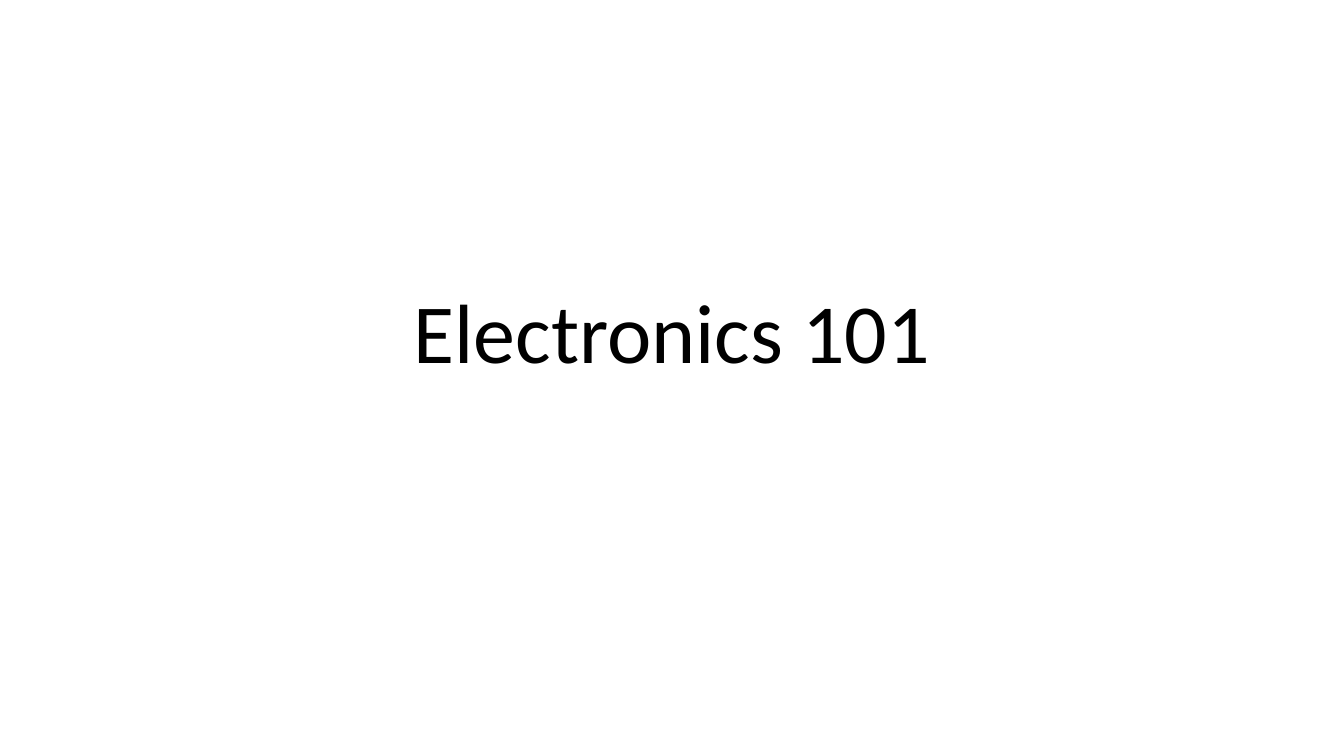
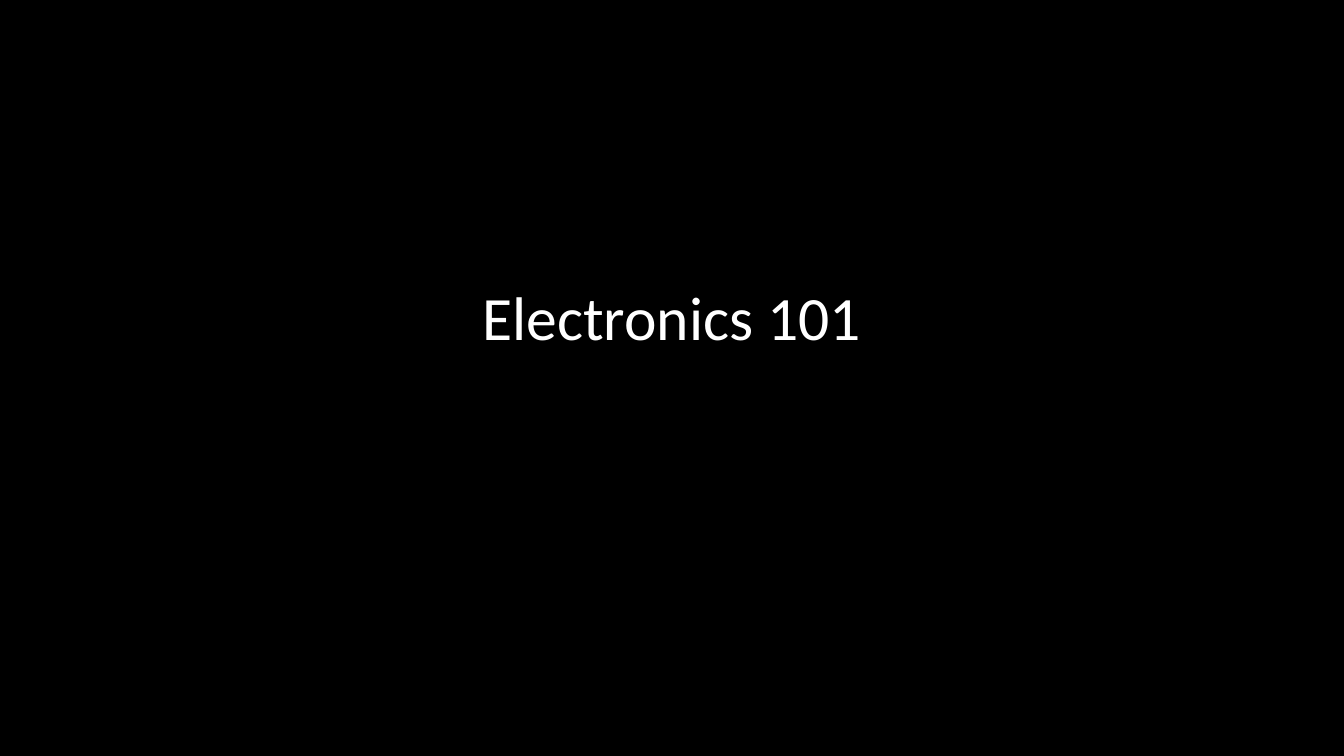
Before and after one commit to carlosgj/FRC-Training, a slide deck: slide 1 of Electronics 101.pptx. Drawn at 1344x756 pixels with LibreOffice and Linux fonts; fonts in the diff are those of the drawing; background and template pictures are left out. Boxes give left, top, right and bottom in pixels: in the first picture for what was removed or moved away, otherwise in the second. Text is boxed around its words. In the diff, an @@ line names an element or a change of style, - is before the commit and + after.

```diff
--- a/Electronics 101.pptx
+++ b/Electronics 101.pptx
@@ background #FFFFFF to #000000 @@
@@ title "Electronics 101": place and size @@
-title "Electronics 101" at bbox=[414, 304, 930, 364]
+title "Electronics 101" at bbox=[482, 297, 860, 341]
@@ title "Electronics 101" at bbox=[482, 297, 860, 341]: size 60 to 44 pt, text colour #000000 to #FFFFFF; line spacing 0.9 to 1; vertical alignment bottom to middle @@
```
Also in this commit, not shown: 18 other slides changed, 5 slides added, 1 other file.
